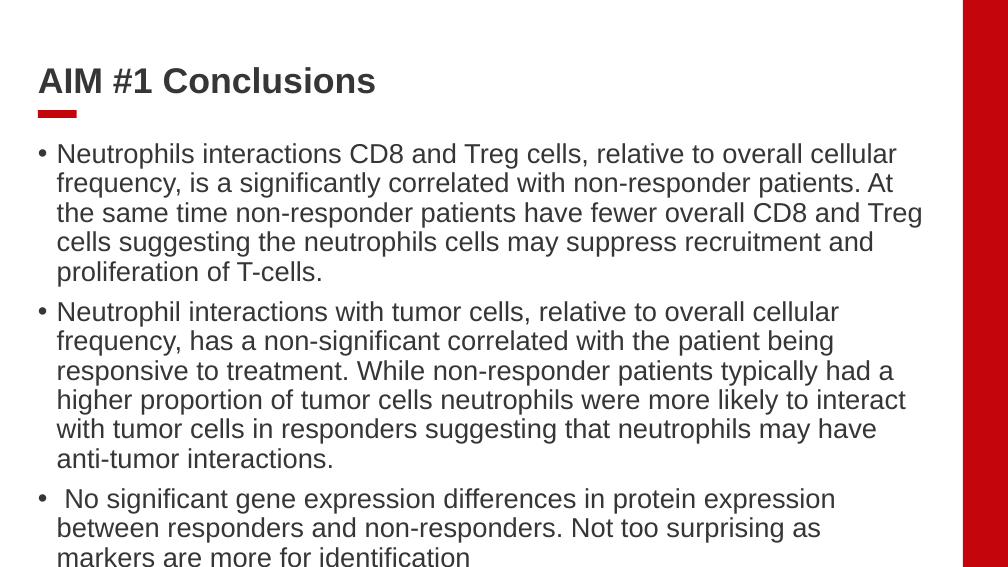
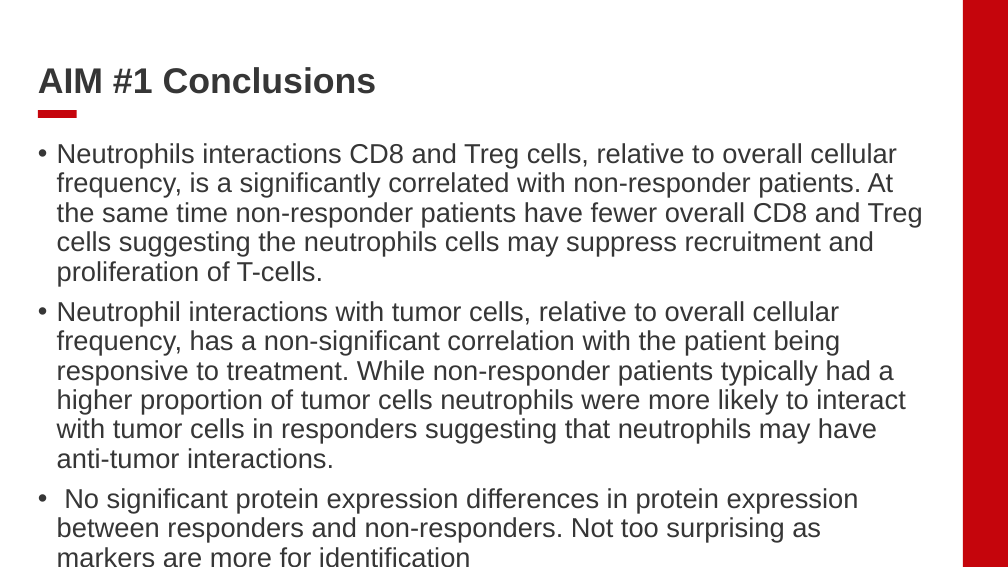
Before and after one commit to EDJohns/2025-Dinh-Lab-Research-Project, a slide deck: slide 18 of Shapiro 2025 Project/Weekly Updates/Lab Meeting Presentation 7_22_25.pptx (slide 16 before the commit). Drawn at 1008x567 pixels with LibreOffice and Linux fonts; fonts in the diff are those of the drawing; background and template pictures are left out. Boxes give left, top, right and bottom in pixels: in the first picture for what was removed or moved away, otherwise in the second. Text is boxed around its words. In the diff, an @@ line names an element or a change of style, - is before the commit and + after.

```diff
--- a/Shapiro 2025 Project/Weekly Updates/Lab Meeting Presentation 7_22_25.pptx
+++ b/Shapiro 2025 Project/Weekly Updates/Lab Meeting Presentation 7_22_25.pptx
@@ text at bbox=[57, 301, 905, 542]: text changed @@
-• Neutrophil interactions with tumor cells, relative to overall cellular frequency, has a non-significant correlated with the patient being responsive to treatment. While non-responder patients typically had a higher proportion of tumor cells neutrophils were more likely to interact with tumor cells in responders suggesting that neutrophils may have anti-tumor interactions.
-• No significant gene expression differences in protein expression between responders and non-responders. Not too surprising as markers are more for identification
+• Neutrophil interactions with tumor cells, relative to overall cellular frequency, has a non-significant correlation with the patient being responsive to treatment. While non-responder patients typically had a higher proportion of tumor cells neutrophils were more likely to interact with tumor cells in responders suggesting that neutrophils may have anti-tumor interactions.
+• No significant protein expression differences in protein expression between responders and non-responders. Not too surprising as markers are more for identification
```
Also in this commit, not shown: 5 other slides changed, 7 slides added.
